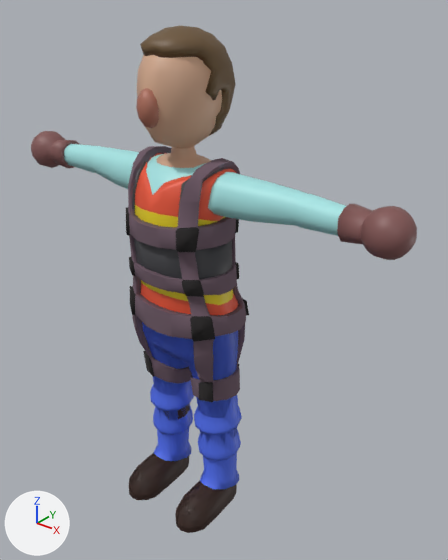
The FBX model Assets/Models/Player/T-Pose.fbx as it was, and as the next commit left it.
Before and after are seen from a 50 mm lens placed at (1.99, -2.18, 2.84), pointed at (0.14, 0.13, 1.41). Every picture has the same lights, and +X, +Y and +Z are marked at lower left. Where no turn or scale is listed for an object, it has been applied to the vertices.

Objects in the first picture: 'BootsLong', 'BootsShort', 'Cadeira de Bombeiro', 'Gloves', 'Hair', 'Head', 'Jacket', 'PantsLong', 'PantsMedium', 'PantsShort', 'Safety Belt', 'Shirt'.
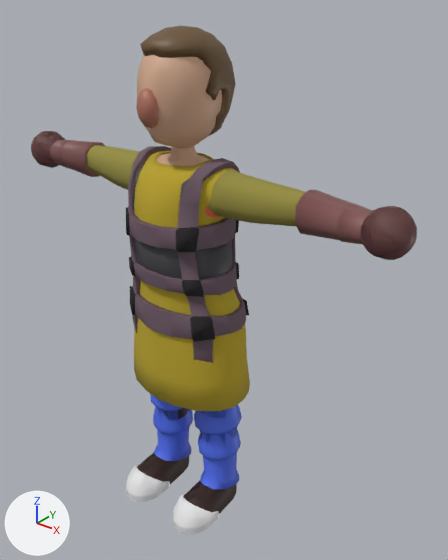
What differs and where, as boxes (x1, y1, x2, y2) in the pictures (448 x 560 px):
'LongJacket', added (yellow): after (86, 145, 306, 411)
    faces in mat_cloth (yellow #bba42c): (134, 151, 250, 411)
    faces in mat_cloth02 (yellow #978e42): (86, 145, 306, 227)
'Gloves Long', added (brown): after (31, 131, 417, 260)
'BootsMediumSteel', added: after (126, 465, 219, 534)
'Shirt', unchanged, covered by the edit: before (64, 144, 346, 236)
'Gloves', unchanged, covered by the edit: before (31, 131, 417, 260); after (50, 140, 372, 244)
'Jacket', unchanged, covered by the edit: before (135, 153, 238, 315); after (205, 206, 221, 218)

The change, as a diff of the scene's bpy script:
```diff
--- a/Assets/Models/Player/T-Pose.fbx.py
+++ b/Assets/Models/Player/T-Pose.fbx.py
@@ mat_cloth @@
+mat_cloth = principled_material('Cloth')
+mat_cloth.base_color = (0.496, 0.371, 0.0248)  # yellow #bba42c
+mat_cloth.roughness = 1.0
@@ mat_cloth02 @@
+mat_cloth02 = principled_material('Cloth02')
+mat_cloth02.base_color = (0.308, 0.272, 0.0546)  # yellow #978e42
+mat_cloth02.roughness = 1.0
@@ mat_glove_001 @@
+mat_glove_001 = principled_material('Glove.001')
+mat_glove_001.base_color = (0.23, 0.0949, 0.0916)  # brown #845755
@@ mat_steel @@
+mat_steel = principled_material('Steel')
+mat_steel.base_color = (0.8, 0.8, 0.8)  # white #e7e7e7
@@ mat_boots_001 @@
+mat_boots_001 = principled_material('Boots.001')
+mat_boots_001.base_color = (0.071, 0.0365, 0.0285)  # brown #4b362f
@@ me_longjacket @@
+me_longjacket.from_pydata(...)  # 574 vertices, 550 faces; spans x -1.0..1.0, y -0.25..0.27, z 0.79..2.08
+# faces by material slot: [372, 178]
+me_longjacket.materials.append(mat_cloth)  # yellow #bba42c
+me_longjacket.materials.append(mat_cloth02)  # yellow #978e42
@@ me_gloves_long @@
+me_gloves_long.from_pydata(...)  # 444 vertices, 462 faces; spans x -1.18..1.18, y -0.09..0.14, z 1.84..2.05
+me_gloves_long.materials.append(mat_glove_001)  # brown #845755
@@ me_bootsmediumsteel @@
+me_bootsmediumsteel.from_pydata(...)  # 222 vertices, 230 faces; spans x -0.309..0.306, y -0.345..0.149, z 0.02..0.39
+# faces by material slot: [150, 80]
+me_bootsmediumsteel.materials.append(mat_boots_001)  # brown #4b362f
+me_bootsmediumsteel.materials.append(mat_steel)  # white #e7e7e7
@@ ob_longjacket @@
+ob_longjacket = bpy.data.objects.new('LongJacket', me_longjacket)
+ob_longjacket.location = (0.0, 0.0, 0.0)
@@ ob_gloves_long @@
+ob_gloves_long = bpy.data.objects.new('Gloves Long', me_gloves_long)
+ob_gloves_long.location = (0.0, 0.0, 0.0)
@@ ob_bootsmediumsteel @@
+ob_bootsmediumsteel = bpy.data.objects.new('BootsMediumSteel', me_bootsmediumsteel)
+ob_bootsmediumsteel.location = (0.0, 0.0, 0.0)
```
